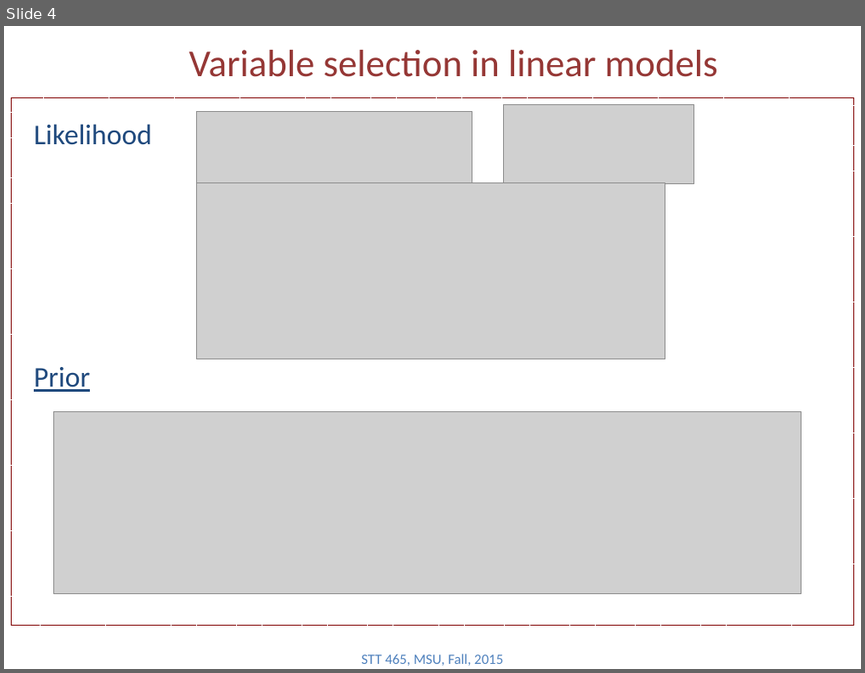
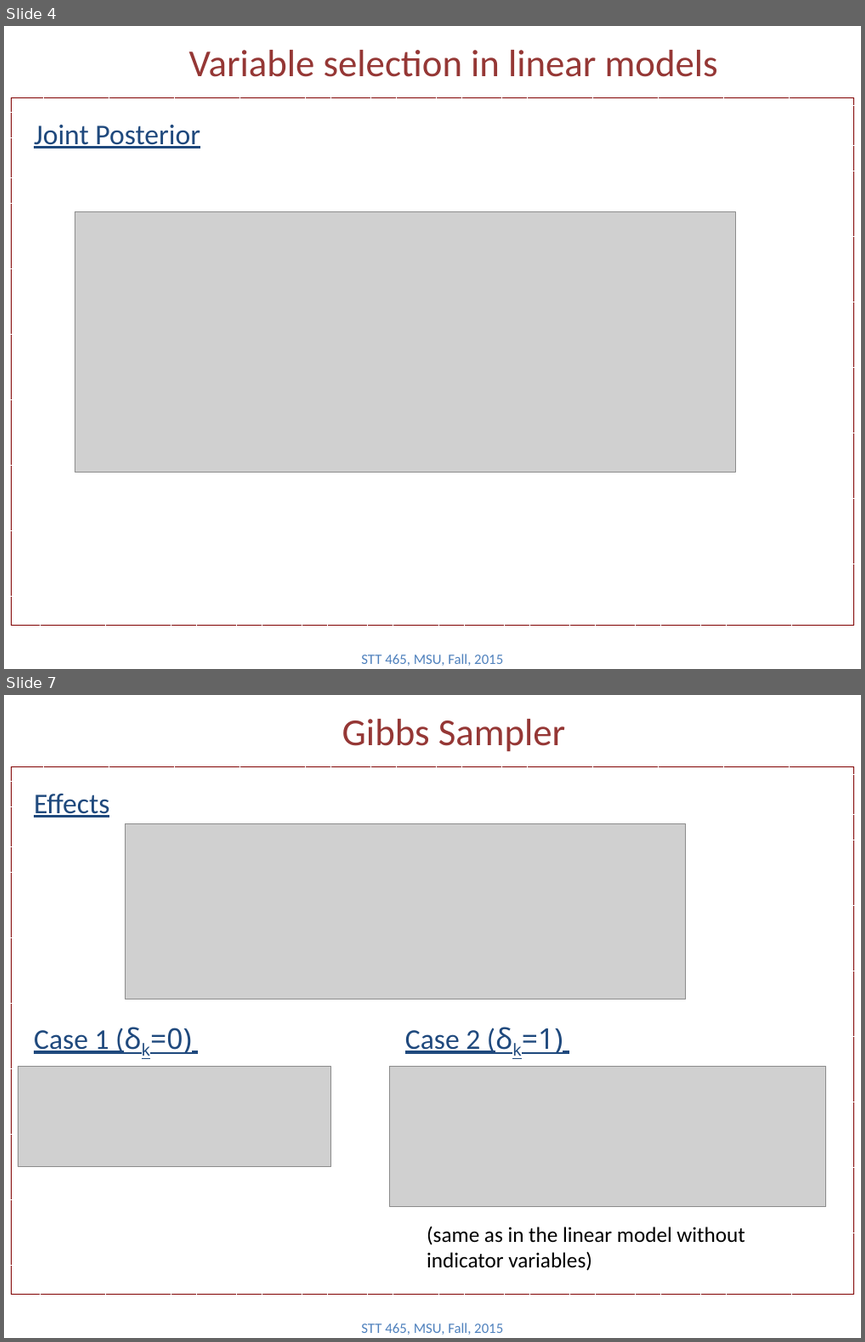
Before and after one commit to Boukos/STT465, a slide deck: STT465_15.pptx. Shown one above the other, each under a label of ours: slide 4 before the commit, slides 4 and 7 after it; the slides between them are not shown. The pictures are 865x673 and 865x1342 pixels, drawn with LibreOffice and Linux fonts; fonts in the diff are those of the drawing; grey boxes stand for pictures. Boxes give left, top, right and bottom in pixels: in the first picture for what was removed or moved away, otherwise in the second. Text is boxed around its words. In the diff, an @@ line names an element or a change of style, - is before the commit and + after.

```diff
--- a/STT465_15.pptx
+++ b/STT465_15.pptx
@@ slide 7 added at box(4, 695, 861, 1338), background #FFFFFF @@
@@ title added at box(342, 719, 565, 752), 32 pt, text #953735 @@
+Gibbs Sampler
@@ rectangle added at box(11, 766, 853, 1294), outline #800000 0.75 pt dashed @@
@@ text added at box(34, 793, 109, 817), 24 pt, text #1F497D, underline @@
+Effects
@@ picture added at box(126, 823, 686, 999) @@
@@ text added at box(34, 1027, 192, 1054), 24 pt, text #1F497D, underline @@
+Case 1 (δk=0)
@@ text added at box(405, 1028, 563, 1054), 24 pt, text #1F497D, underline @@
+Case 2 (δk=1)
@@ picture added at box(18, 1066, 331, 1166) @@
@@ picture added at box(390, 1066, 826, 1207) @@
@@ text added at box(426, 1225, 744, 1270), 18 pt, text #000000 @@
+(same as in the linear model without indicator variables)
@@ text added at box(361, 1322, 503, 1334), 12 pt, text #4F81BD @@
+STT 465, MSU, Fall, 2015
@@ slide 4 changed as well @@
@@ text at box(34, 125, 200, 148): text changed @@
-Likelihood
+Joint Posterior
@@ picture removed at box(197, 112, 472, 188) @@
@@ picture removed at box(504, 105, 693, 184) @@
@@ picture: place and size @@
-picture at box(197, 182, 665, 358)
+picture at box(75, 212, 735, 472)
@@ text removed at box(34, 367, 90, 392) @@
-Prior
@@ picture removed at box(53, 412, 800, 593) @@
```
Also in this commit, not shown: 4 other slides changed, 3 other slides added, 13 slides removed, 1 other file.
